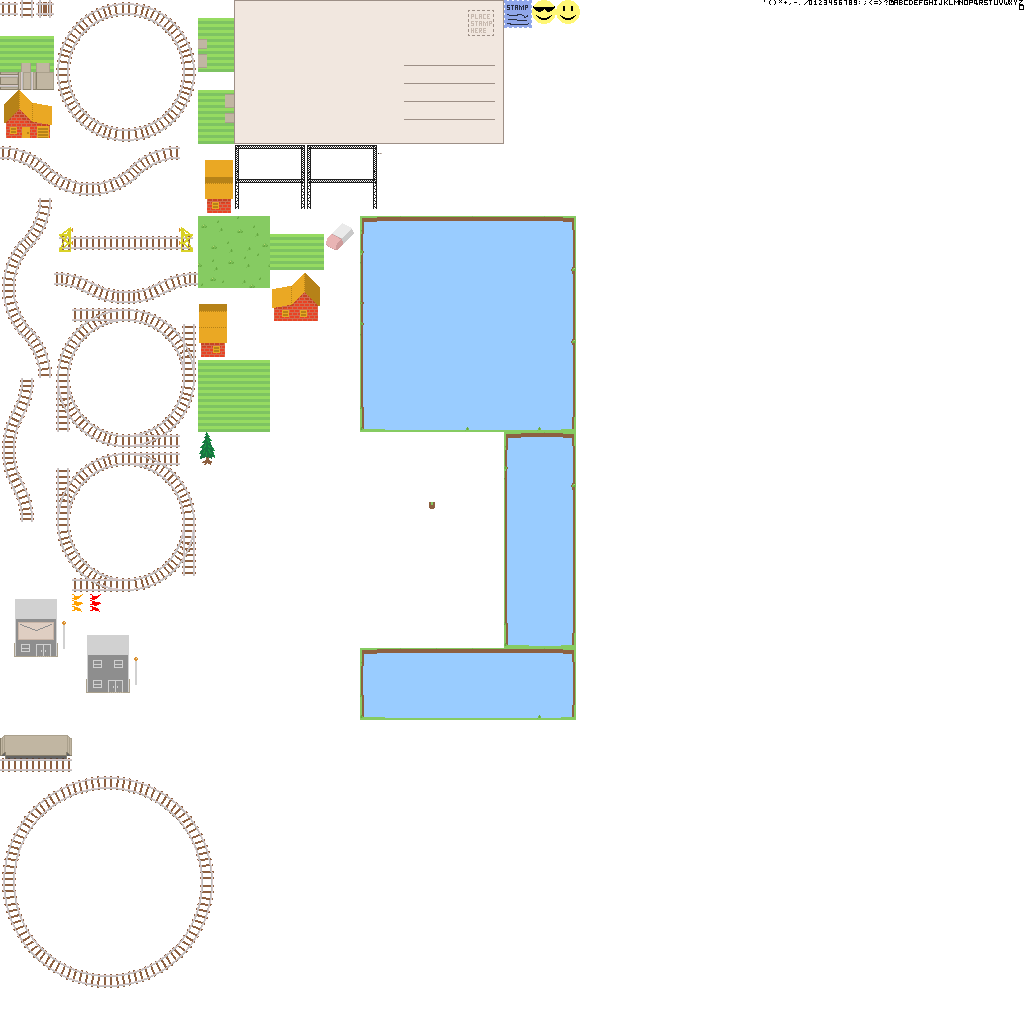
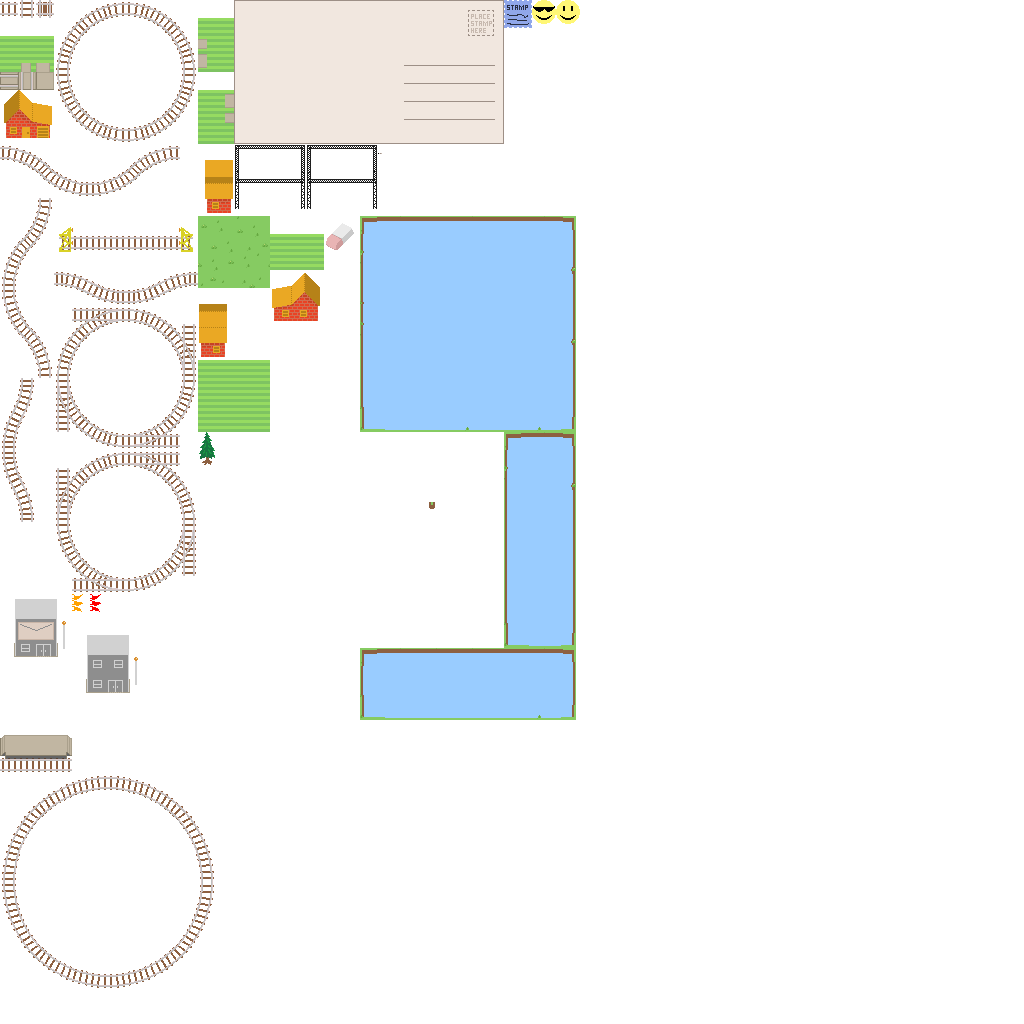
Comparing the layer stacks of the two 1024x1024 images. Changes:
painted on "base.png" over 764, 0, 1024, 10
